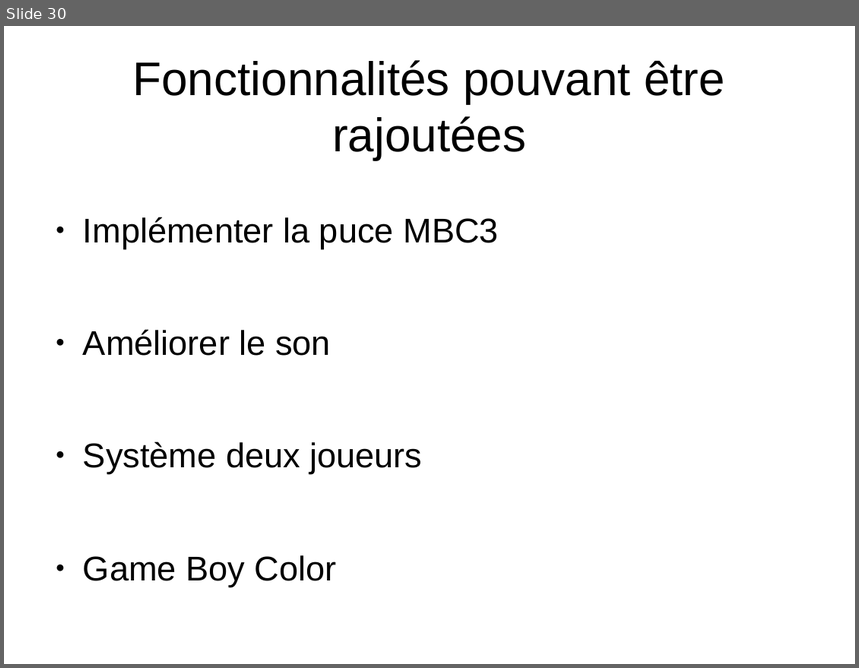
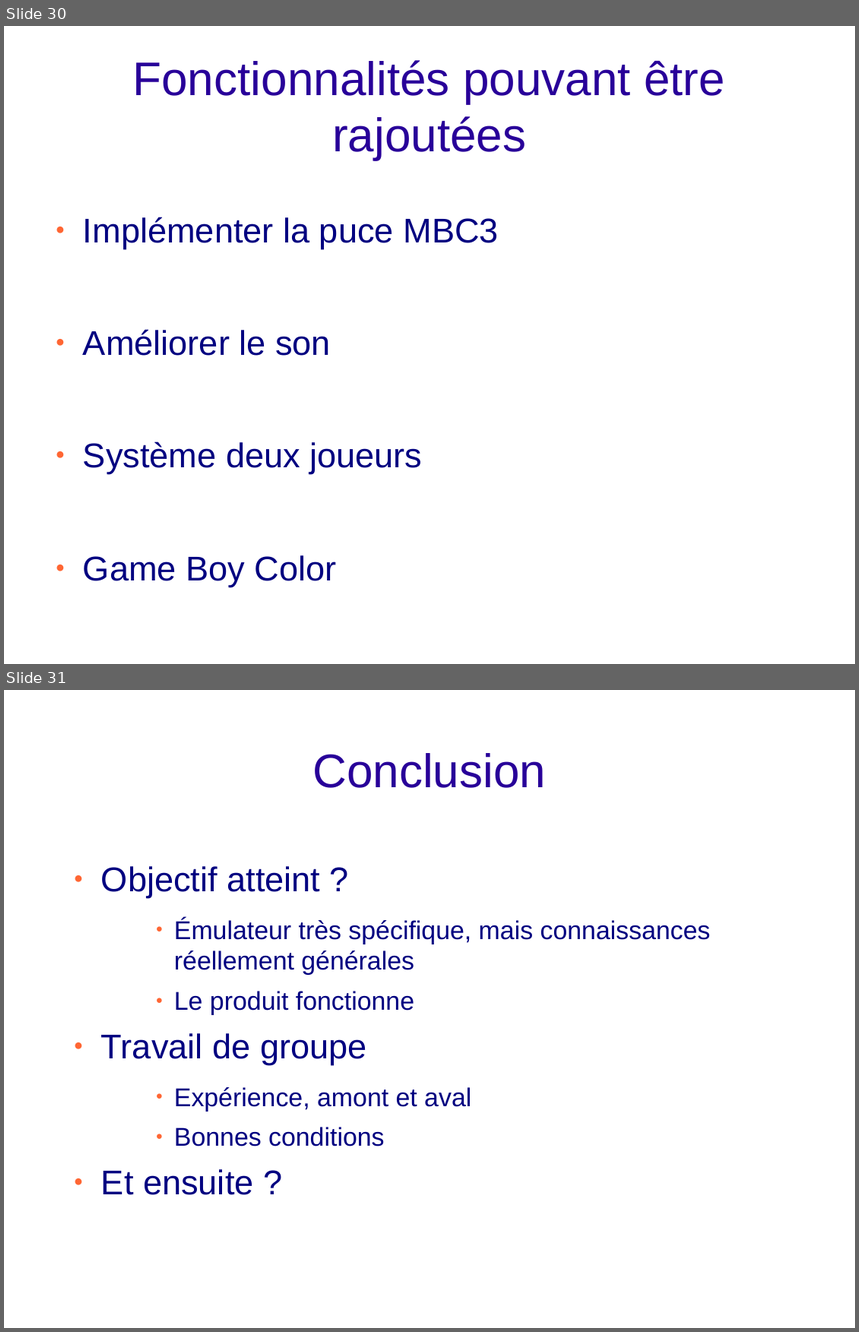
Before and after one commit to joakim-d/GroBoy, a slide deck: documents_TER/soutenance.odp. Shown one above the other, each under a label of ours: slide 30 before the commit, slides 30 and 31 after it. The pictures are 859x668 and 859x1332 pixels, drawn with LibreOffice and Linux fonts; fonts in the diff are those of the drawing; background and template pictures are left out. Boxes give left, top, right and bottom in pixels: in the first picture for what was removed or moved away, otherwise in the second. Text is boxed around its words. In the diff, an @@ line names an element or a change of style, - is before the commit and + after.

```diff
--- a/documents_TER/soutenance.odp
+++ b/documents_TER/soutenance.odp
@@ slide 31 added at <box>4,690,855,1328</box>, background picture (left out) @@
@@ title added at <box>313,753,546,788</box>, 44 pt, text #280099 @@
+Conclusion
@@ text added at <box>101,866,711,1195</box>, 24 pt, text #000080 @@
+● Objectif atteint ?
+    ● Émulateur très spécifique, mais connaissances réellement générales
+    ● Le produit fonctionne
+● Travail de groupe
+    ● Expérience, amont et aval
+    ● Bonnes conditions
+● Et ensuite ?
@@ slide 30 changed as well @@
@@ title "Fonctionnalités pouvant être rajoutées" at <box>133,60,725,160</box>: text colour #000000 to #280099 @@
@@ text "Implémenter la puce MBC3" at <box>83,217,498,588</box>: text colour #000000 to #000080; bullet colour #000000 to #FF6633 @@
```
Also in this commit, not shown: 29 other slides changed, 2 other slides added, 3 slides removed.
